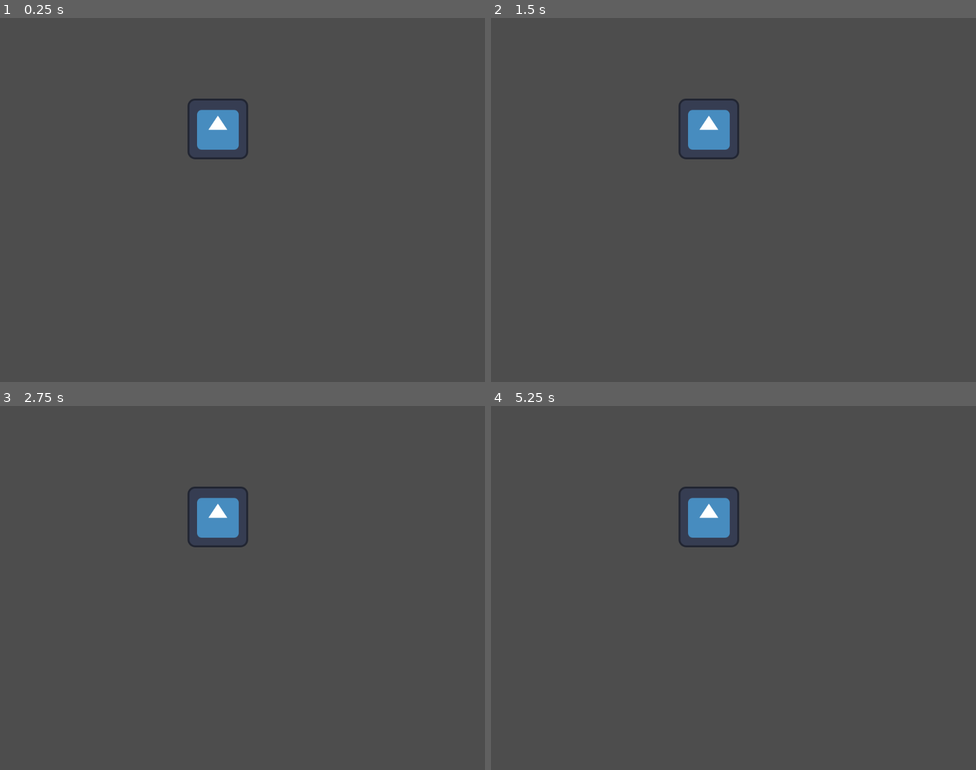
Above: before the commit, frames 1-4 (two rows, left to right).
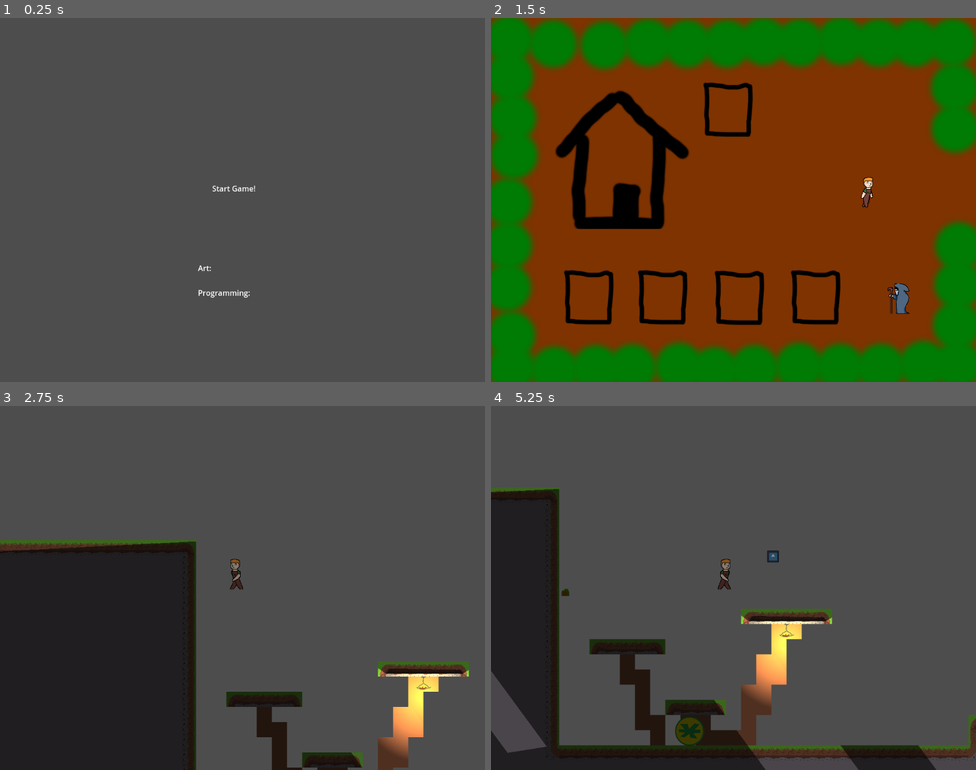
Above: after the commit, the same moments.

Repository: zac112/HeroFarmer
Game: Godot game, scene res://Assets/TheStart/Start.tscn
The game is run twice, just before and just after one commit, with the same random seed, the same clock (stepped at 60 frames per second) and the same inputs. Before the commit the project starts from res://Test.tscn. The engine's default icon, where the game draws it, is replaced by a stand-in: a white triangle on a blue panel in a dark square.
Inputs:
- Up to frame 1 (0.25 s): no input
- Up to frame 2 (1.5 s): tap Enter at 0.5 s; hold Space (Farm_action) 0.53-1.28 s; hold D (Farm_right) from 0.53 s (still down); tap W (Farm_up) at 0.77 s; tap Space (Farm_action) at 1.35 s
- Up to frame 3 (2.75 s): tap W (Farm_up) at 1.52 s; release D (Farm_right) at 2.03 s; hold A (Farm_left) from 2.03 s (still down); hold Space (Farm_action) from 2.03 s (still down)
- Up to frame 4 (5.25 s): release A (Farm_left) at 2.78 s; release Space (Farm_action) at 2.78 s; hold D (Farm_right) 2.78-4.28 s; tap Space (Farm_action) at 2.85, 4.35 s; tap W (Farm_up) at 3.02, 3.77, 4.52 s; hold Space (Farm_action) 3.53-4.28 s; hold A (Farm_left) 4.28-5.03 s; hold D (Farm_right) from 5.03 s (still down); hold Space (Farm_action) from 5.03 s (still down)

The runs differ from the first frame. In frame 1, 1.4% of the frame differs, in the area x 38-53%, y 22-77%; in frame 2, 100%, in the area x 0-100%, y 0-100%; in frame 3, 31%; in frame 4, 22%.

Commit message:
Start Scene

Diff:
--- /dev/null
+++ b/Assets/TheStart/Start.gd
@@ -0,0 +1,12 @@
+extends Node2D
+
+
+# Called when the node enters the scene tree for the first time.
+func _ready():
+	pass # Replace with function body.
+
+
+# Called every frame. 'delta' is the elapsed time since the previous frame.
+func _process(delta):
+	if Input.is_anything_pressed():
+		SceneHandler.loadScene("res://Assets/Farm/Farm.tscn")
--- /dev/null
+++ b/Assets/TheStart/Start.tscn
@@ -0,0 +1,22 @@
+[gd_scene load_steps=2 format=3 uid="uid://b6m8b8lh4fgmw"]
+
+[ext_resource type="Script" path="res://Assets/TheStart/Start.gd" id="1_7o5qv"]
+
+[node name="Start" type="Node2D"]
+script = ExtResource("1_7o5qv")
+
+[node name="Label" type="Label" parent="."]
+offset_left = 448.0
+offset_top = 348.0
+offset_right = 540.0
+offset_bottom = 371.0
+text = "Start Game!"
+
+[node name="Credits" type="Label" parent="."]
+offset_left = 418.0
+offset_top = 516.0
+offset_right = 529.0
+offset_bottom = 565.0
+text = "Art:
+
+Programming:"
--- a/project.godot
+++ b/project.godot
@@ -11,7 +11,7 @@
 [application]
 
 config/name="HF"
-run/main_scene="res://Test.tscn"
+run/main_scene="res://Assets/TheStart/Start.tscn"
 config/features=PackedStringArray("4.2", "GL Compatibility")
 config/icon="res://icon.svg"
 
Not shown, added: export_presets.cfg
